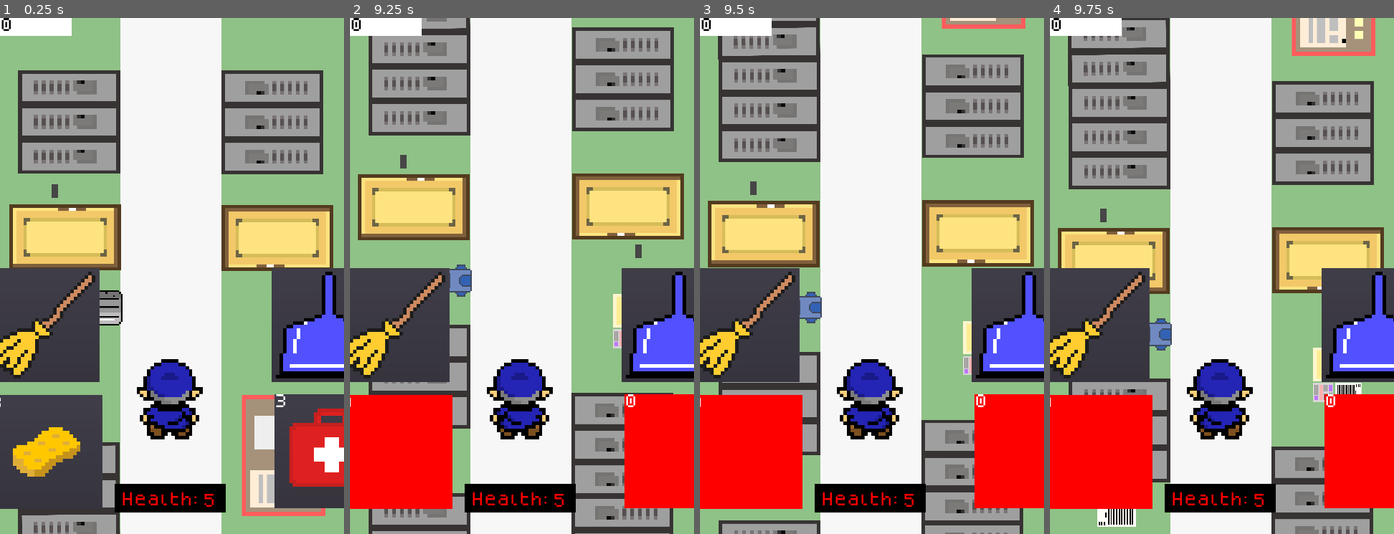
Above: before the commit, frames 1-4 (left to right).
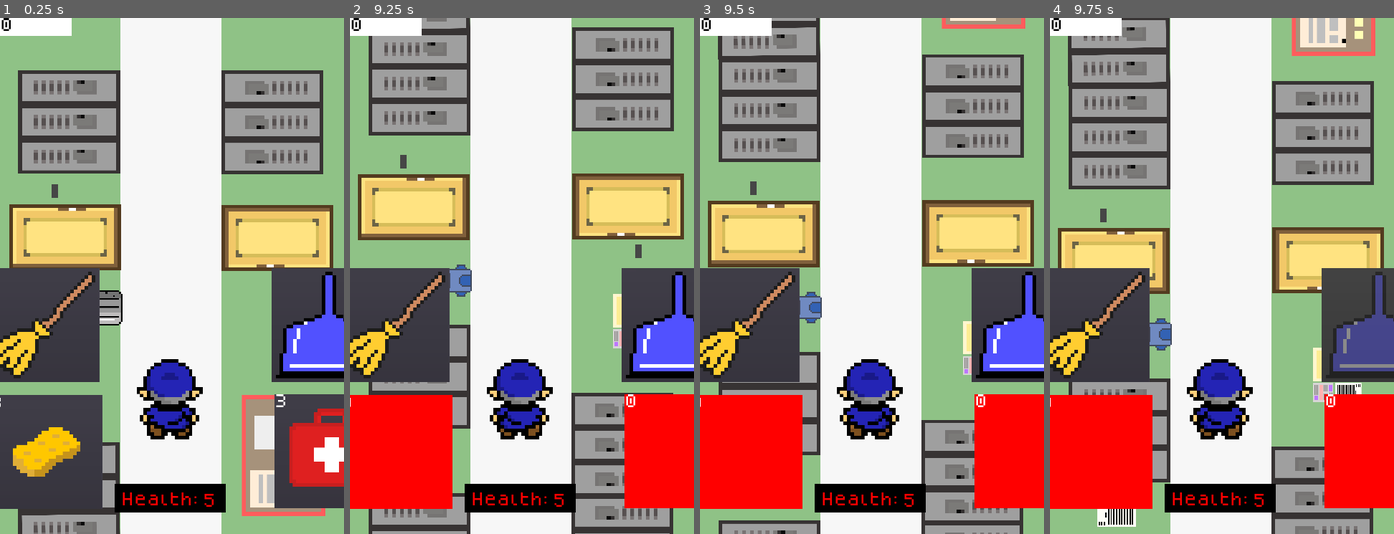
Above: after the commit, the same moments.

Repository: TheBroham7/Project-Sweep
Game: Godot game, scene res://scenes/Tutorial.tscn
The game is run twice, just before and just after one commit, with the same random seed, the same clock (stepped at 60 frames per second) and the same inputs. This scene is started directly instead of the project's main scene.
Inputs (mouse positions are in pixels of both pictures, inside the frame that each line leads up to):
- Up to frame 1 (0.25 s): no input
- Up to frame 2 (9.25 s): click (680, 327) at 0.5 s; click (391, 327) at 1.25 s; click (680, 451) at 2 s; click (394, 451) at 2.75 s; click (680, 327) at 3.5 s; click (391, 327) at 4.25 s; click (680, 451) at 5 s; click (394, 451) at 5.75 s; click (680, 327) at 6.5 s; click (391, 327) at 7.25 s; click (680, 451) at 8 s; click (394, 451) at 8.75 s
- Up to frame 3 (9.5 s): no input
- Up to frame 4 (9.75 s): tap 2 (defend, bound only after the commit) at 9.6 s

Frames 1-3 are identical in both runs. In frame 4, 2.4% of the frame differs, in the area x 80-100%, y 49-70%.

Commit message:
add buttons/fixed cool down bug
added shortcut buttons so the player can press 1, 2, 3, 4 for the different buttons and fixed the cool down code

Diff:
--- a/project.godot
+++ b/project.godot
@@ -42,6 +42,26 @@
 "events": [ Object(InputEventKey,"resource_local_to_scene":false,"resource_name":"","device":0,"alt":false,"shift":false,"control":false,"meta":false,"command":false,"pressed":false,"scancode":0,"physical_scancode":80,"unicode":0,"echo":false,"script":null)
  ]
 }
+swing={
+"deadzone": 0.5,
+"events": [ Object(InputEventKey,"resource_local_to_scene":false,"resource_name":"","device":0,"alt":false,"shift":false,"control":false,"meta":false,"command":false,"pressed":false,"scancode":49,"physical_scancode":0,"unicode":0,"echo":false,"script":null)
+ ]
+}
+defend={
+"deadzone": 0.5,
+"events": [ Object(InputEventKey,"resource_local_to_scene":false,"resource_name":"","device":0,"alt":false,"shift":false,"control":false,"meta":false,"command":false,"pressed":false,"scancode":0,"physical_scancode":50,"unicode":0,"echo":false,"script":null)
+ ]
+}
+power1={
+"deadzone": 0.5,
+"events": [ Object(InputEventKey,"resource_local_to_scene":false,"resource_name":"","device":0,"alt":false,"shift":false,"control":false,"meta":false,"command":false,"pressed":false,"scancode":0,"physical_scancode":51,"unicode":0,"echo":false,"script":null)
+ ]
+}
+power2={
+"deadzone": 0.5,
+"events": [ Object(InputEventKey,"resource_local_to_scene":false,"resource_name":"","device":0,"alt":false,"shift":false,"control":false,"meta":false,"command":false,"pressed":false,"scancode":0,"physical_scancode":52,"unicode":0,"echo":false,"script":null)
+ ]
+}
 
 [physics]
 
--- a/scenes/player.tscn
+++ b/scenes/player.tscn
@@ -53,7 +53,6 @@
 
 [node name="broom" parent="." instance=ExtResource( 15 )]
 position = Vector2( -435.556, -484.444 )
-scale = Vector2( 2, 2 )
 
 [node name="Animation" type="AnimatedSprite" parent="."]
 position = Vector2( -435, -435 )
--- a/scripts/player.gd
+++ b/scripts/player.gd
@@ -18,6 +18,9 @@
 	screen_size = get_viewport_rect()
 	$Animation.animation = 'walk'
 	$Animation.play()
+
+
+
 func _on_Player_body_entered(body):
 	if current_action == 'walk':
 		body.queue_free()
--- a/scripts/power_ups.gd
+++ b/scripts/power_ups.gd
@@ -10,6 +10,12 @@
 	$SpongeCount.text = String(firstaidcount)
 	$FirstAidCount.add_color_override("font_color", Color.white)
 	$SpongeCount.add_color_override("font_color", Color.white)
+
+func _process(delta):
+	if Input.is_action_just_pressed("power1"):
+		_on_Sponge_pressed()
+	if Input.is_action_just_pressed("power2"):
+		_on_FirstAid_pressed()
 
 func _on_FirstAid_pressed():
 	if firstaidcount == 0:
--- a/scripts/weapon_buttons.gd
+++ b/scripts/weapon_buttons.gd
@@ -8,21 +8,29 @@
 func _ready():
 	pass
 
+func _process(delta):
+	if Input.is_action_just_pressed("swing"):
+		_on_Broom_pressed()
+	if Input.is_action_just_pressed("defend"):
+		_on_DustPan_pressed()
+
 # Attack Weapons
 
 func _on_Broom_pressed():
+
+	emit_signal("swing")
+	emit_signal("broom")
 	$swing_timer.start()
 	get_node("Broom").disabled = true
-	emit_signal("swing")
-	emit_signal("broom")
 
 # Defensive Weapons
 
 func _on_DustPan_pressed():
+
+	emit_signal("dust_pan")
+	emit_signal("block")
 	$block_timer.start()
 	get_node("DustPan").disabled = true
-	emit_signal("dust_pan")
-	emit_signal("block")
 
 
 func _on_swing_timer_timeout():
